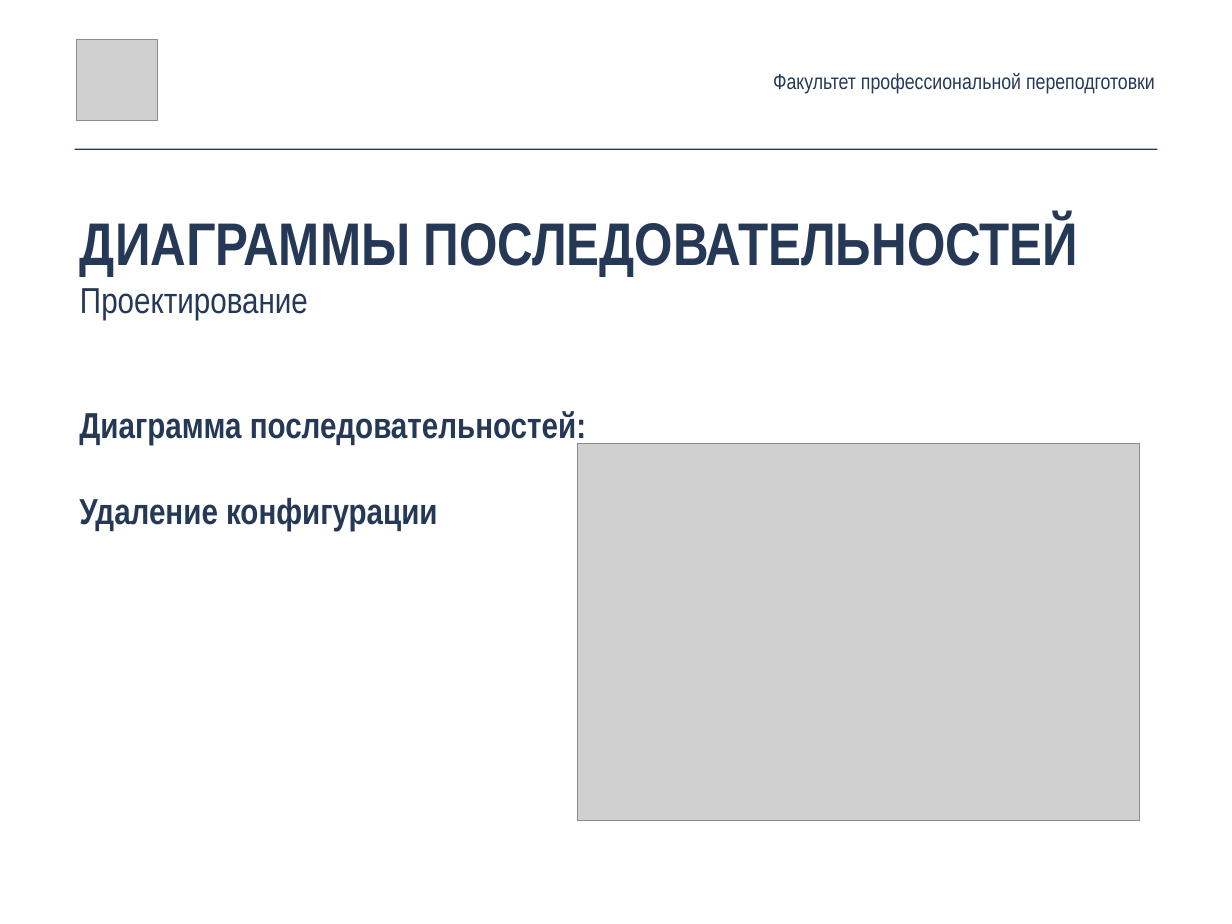
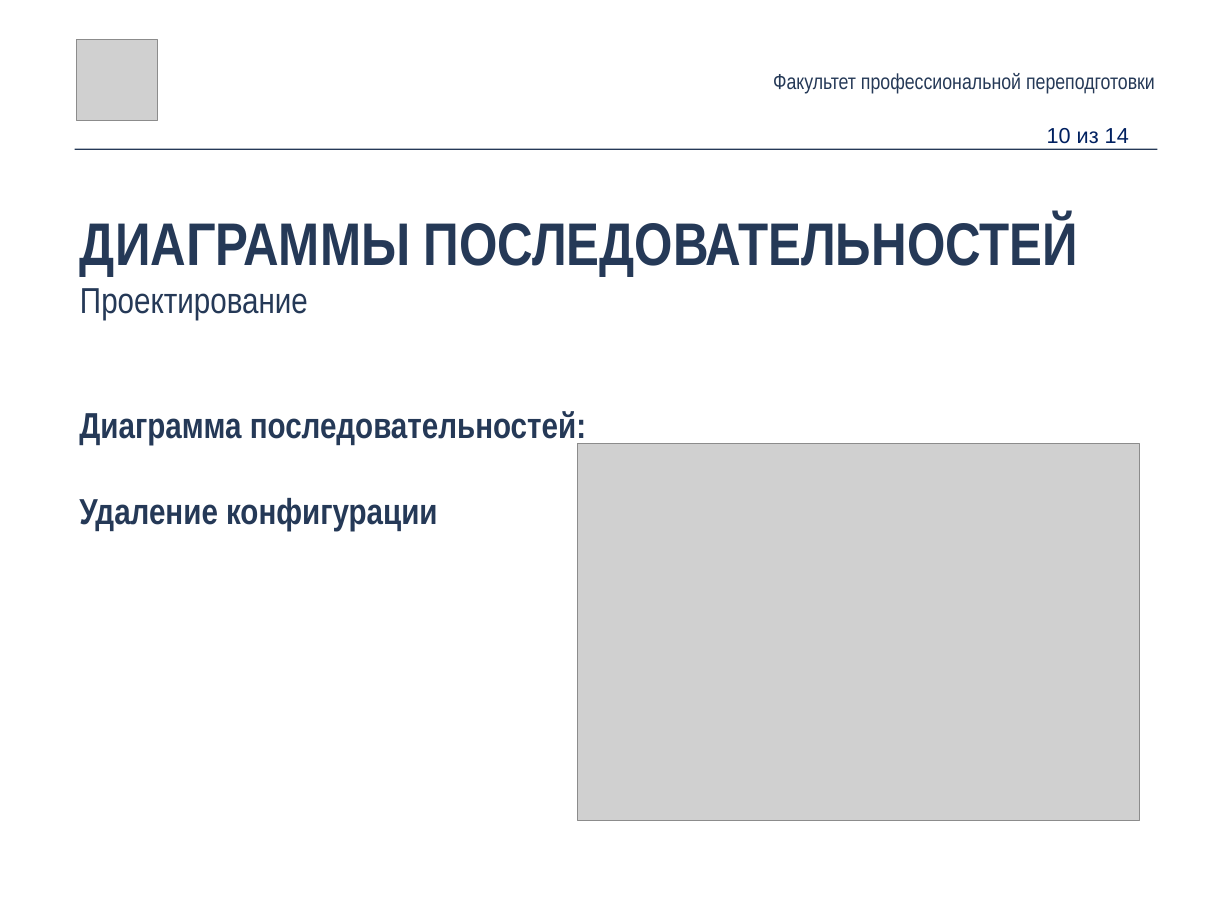
Before and after one commit to catexis/HSE_graduation_project, a slide deck: slide 10 of desing/presentation/pres.pptx (slide 13 before the commit). Drawn at 1232x924 pixels with LibreOffice and Linux fonts; fonts in the diff are those of the drawing; grey boxes stand for pictures. Boxes give left, top, right and bottom in pixels: in the first picture for what was removed or moved away, otherwise in the second. Text is boxed around its words. In the diff, an @@ line names an element or a change of style, - is before the commit and + after.

```diff
--- a/desing/presentation/pres.pptx
+++ b/desing/presentation/pres.pptx
@@ text added at (1047, 128, 1129, 144), 18 pt, text #002060 @@
+10 из 14
```
Also in this commit, not shown: 11 other slides changed, 2 slides added, 4 slides removed, 3 other files.
